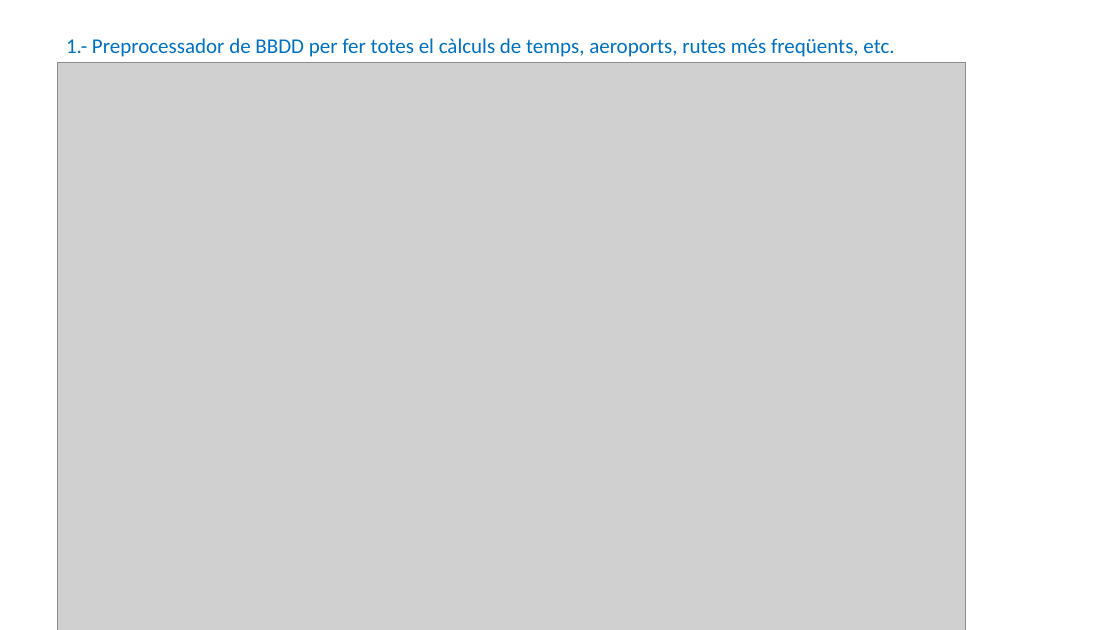
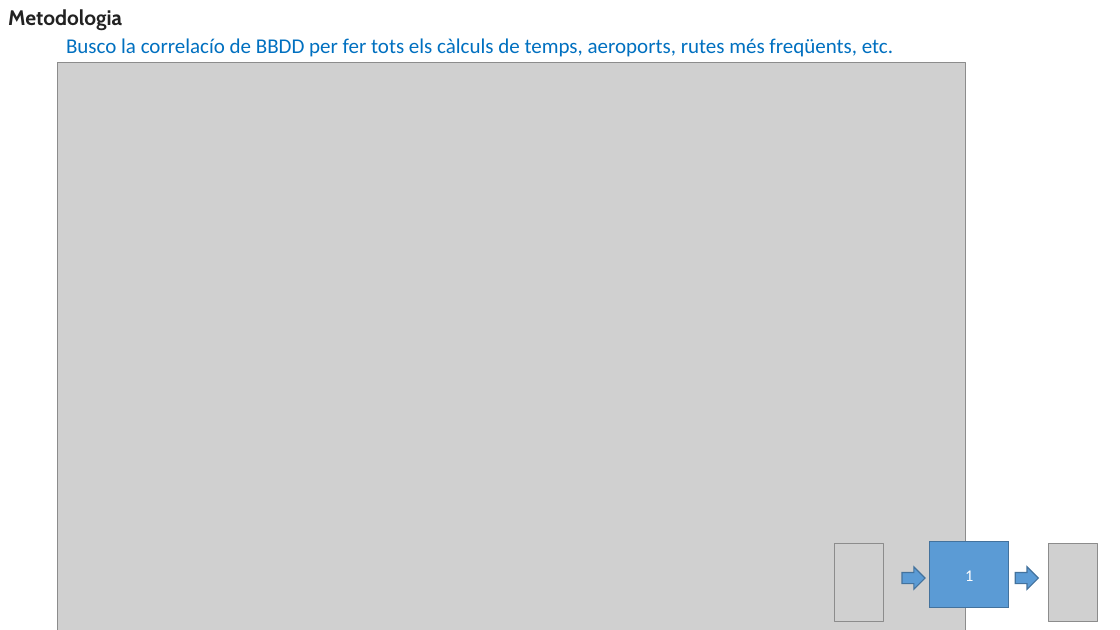
Before and after one commit to JMML2021/Entrega-projecte-final, a slide deck: slide 9 of 4 Presentación final.pptx (slide 8 before the commit). Drawn at 1120x630 pixels with LibreOffice and Linux fonts; fonts in the diff are those of the drawing; grey boxes stand for pictures; background and template pictures are left out. Boxes give left, top, right and bottom in pixels: in the first picture for what was removed or moved away, otherwise in the second. Text is boxed around its words. In the diff, an @@ line names an element or a change of style, - is before the commit and + after.

```diff
--- a/4 Presentación final.pptx
+++ b/4 Presentación final.pptx
@@ text added at bbox=[8, 9, 122, 31], 18 pt, text #222222, bold @@
+Metodologia
@@ text at bbox=[66, 38, 893, 57]: text changed @@
-1.- Preprocessador de BBDD per fer totes el càlculs de temps, aeroports, rutes més freqüents, etc.
+Busco la correlacío de BBDD per fer tots els càlculs de temps, aeroports, rutes més freqüents, etc.
@@ group added at bbox=[834, 542, 1098, 622]: 2 right arrows, 2 pictures, 1 rectangle @@
+1
```
Also in this commit, not shown: 8 other slides changed, 8 slides added, 5 slides removed.
